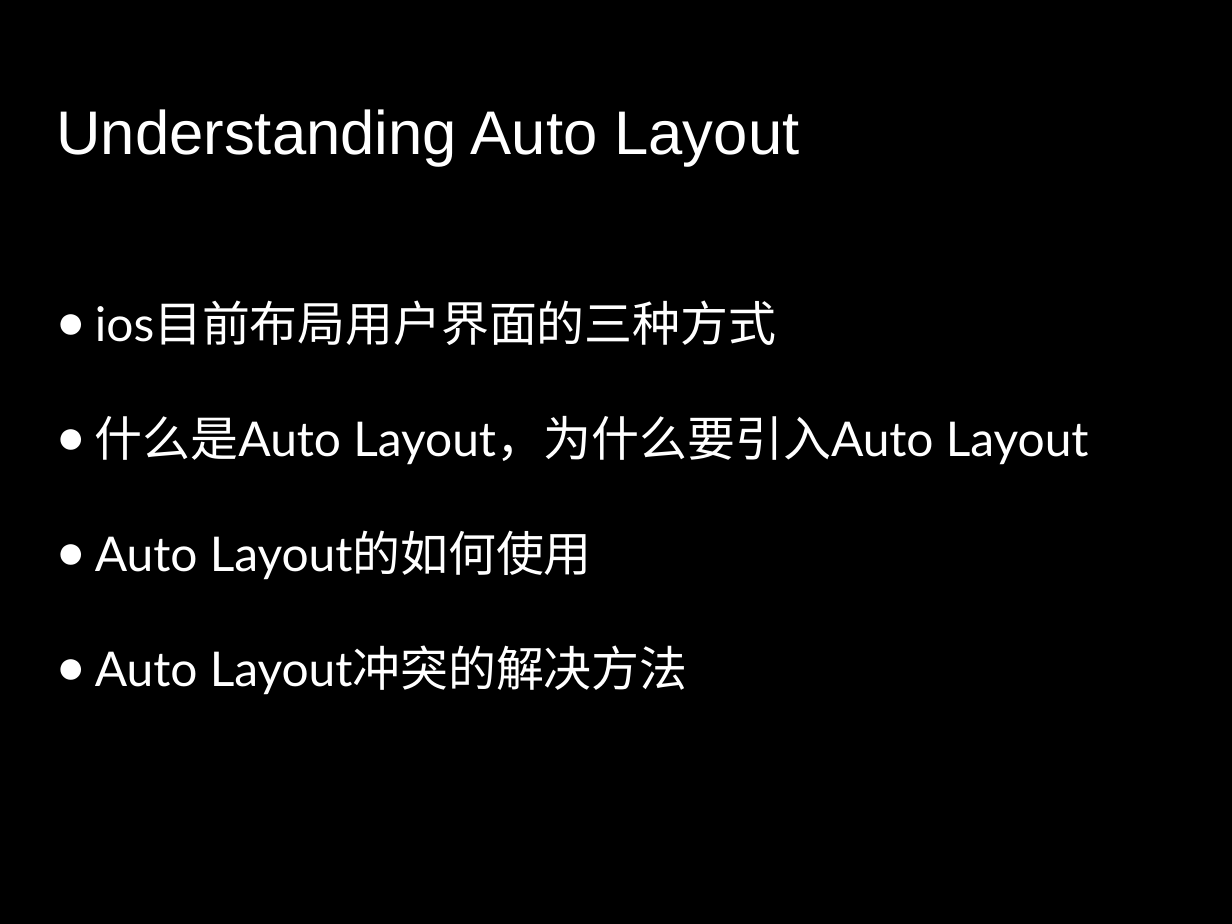
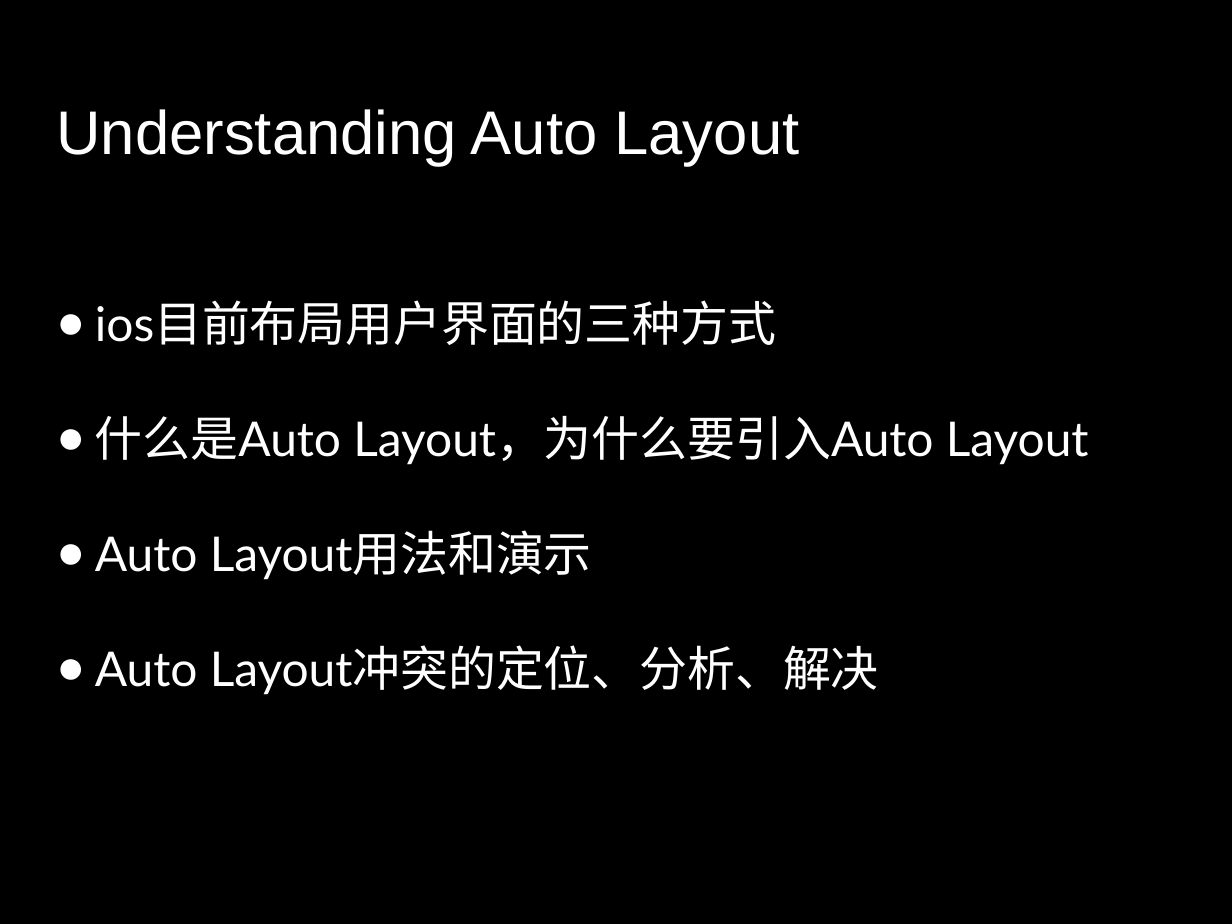
Before and after one commit to danalu/MyApp, a slide deck: slide 2 of Auto Layout.pptx. Drawn at 1232x924 pixels with LibreOffice and Linux fonts; fonts in the diff are those of the drawing; background and template pictures are left out. Boxes give left, top, right and bottom in pixels: in the first picture for what was removed or moved away, otherwise in the second. Text is boxed around its words. In the diff, an @@ line names an element or a change of style, - is before the commit and + after.

Commit message:
update

```diff
--- a/Auto Layout.pptx
+++ b/Auto Layout.pptx
@@ text at (95, 530, 879, 695): text changed @@
-● Auto Layout的如何使用
-● Auto Layout冲突的解决方法
+● Auto Layout用法和演示
+● Auto Layout冲突的定位、分析、解决
```
Also in this commit, not shown: 1 other slide changed, 4 slides added, 4 slides removed.
